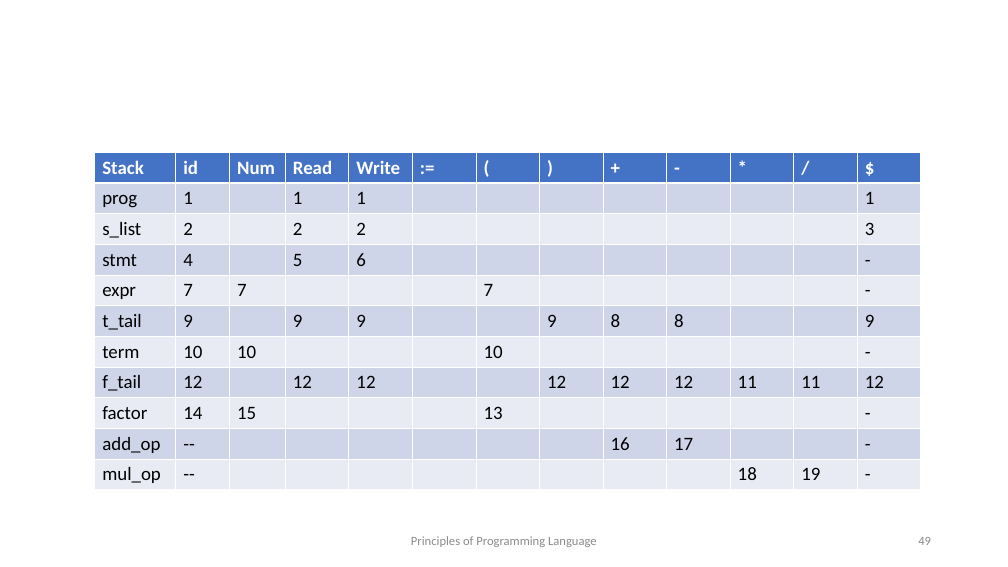
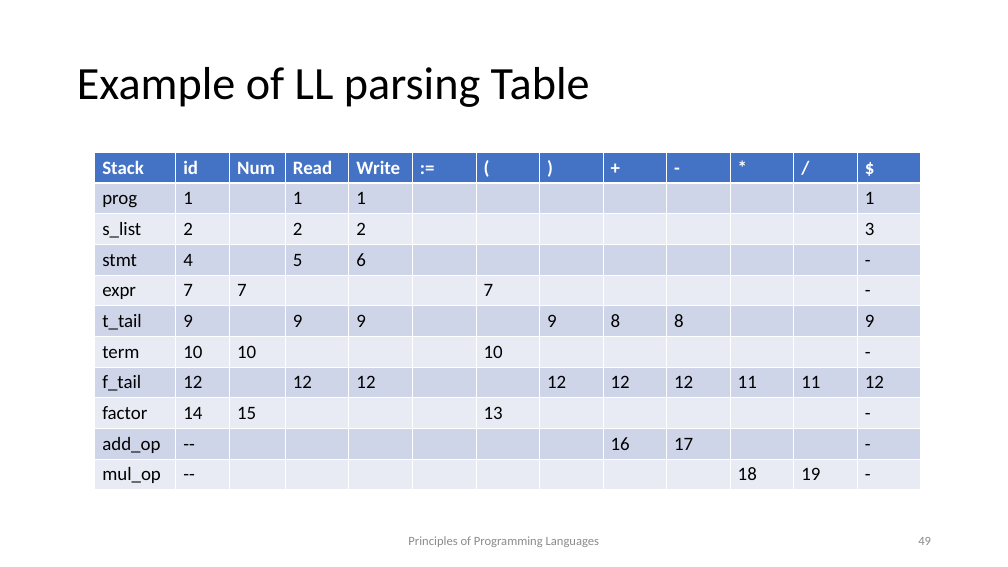
Before and after one commit to kongm/pl-design, a slide deck: slide 49 of syntax.pptx. Drawn at 1008x567 pixels with LibreOffice and Linux fonts; fonts in the diff are those of the drawing. Boxes give left, top, right and bottom in pixels: in the first picture for what was removed or moved away, otherwise in the second. Text is boxed around its words. In the diff, an @@ line names an element or a change of style, - is before the commit and + after.

```diff
--- a/syntax.pptx
+++ b/syntax.pptx
@@ title added at [77, 67, 590, 107], 44 pt, text #000000 @@
+Example of LL parsing Table
@@ text at [408, 536, 599, 547]: text changed @@
-Principles of Programming Language
+Principles of Programming Languages
```
Also in this commit, not shown: 75 other slides changed, 3 slides added, 1 other file.
